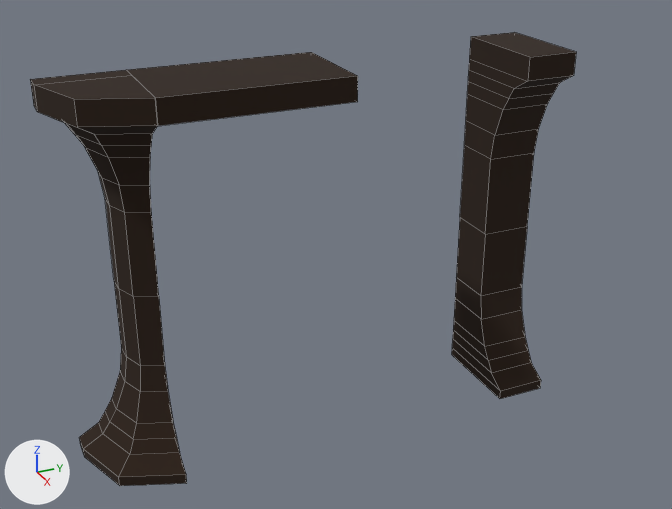
Before and after pictures for a commit that changed the FBX model Assets/Visual/Models/Tower/towerExteriorWoodPieces.fbx.
Before and after are seen from a camera (50 mm lens) standing at (13.47, -4.32, 8.16) and looking at (0.22, 1.64, 1.54). Arrows for +X, +Y and +Z are at lower left; the lights stay in place. Mesh edges are drawn as thin lines. Where no turn or scale is listed for an object, it has been applied to the vertices.
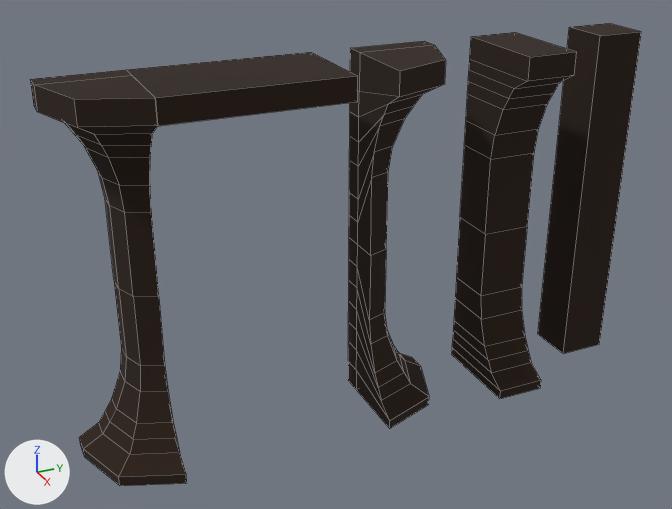
Where the newer file only moved an object's origin or applied its transform, the numbers keep the older frame.

Pixel boxes (x1, y1, x2, y2) of what changed, in the pictures (672 x 509 px):
```json
{"object": "Cube.003", "change": "added", "after": [538, 23, 641, 354]}
{"object": "Cube.002", "change": "added", "after": [348, 41, 446, 429]}
```

The change, as JSON lines over the scene's bpy script:
```json
{"op": "add", "block": "me_cube_002", "code": ["me_cube_002 = bpy.data.meshes.new('Cube.002')", "me_cube_002.from_pydata(...)  # 90 vertices, 75 faces; spans x -0.44..1.32, y 2.19..3.58, z -1.5..4.88", "me_cube_002.materials.append(mat_wood)  # black #29190b"]}
{"op": "add", "block": "me_cube_005", "code": ["me_cube_005 = bpy.data.meshes.new('Cube.005')", "me_cube_005.from_pydata(...)  # a box spanning x -0.44..0.44, y 6.58..7.49, z -1.5..4.88", "me_cube_005.materials.append(mat_wood)  # black #29190b"]}
{"op": "add", "block": "ob_cube_002", "code": ["ob_cube_002 = bpy.data.objects.new('Cube.002', me_cube_002)", "ob_cube_002.location = (0.0, 0.0, 0.0)"]}
{"op": "add", "block": "ob_cube_003", "code": ["ob_cube_003 = bpy.data.objects.new('Cube.003', me_cube_005)", "ob_cube_003.location = (0.0, 0.0, 0.0)"]}
```
